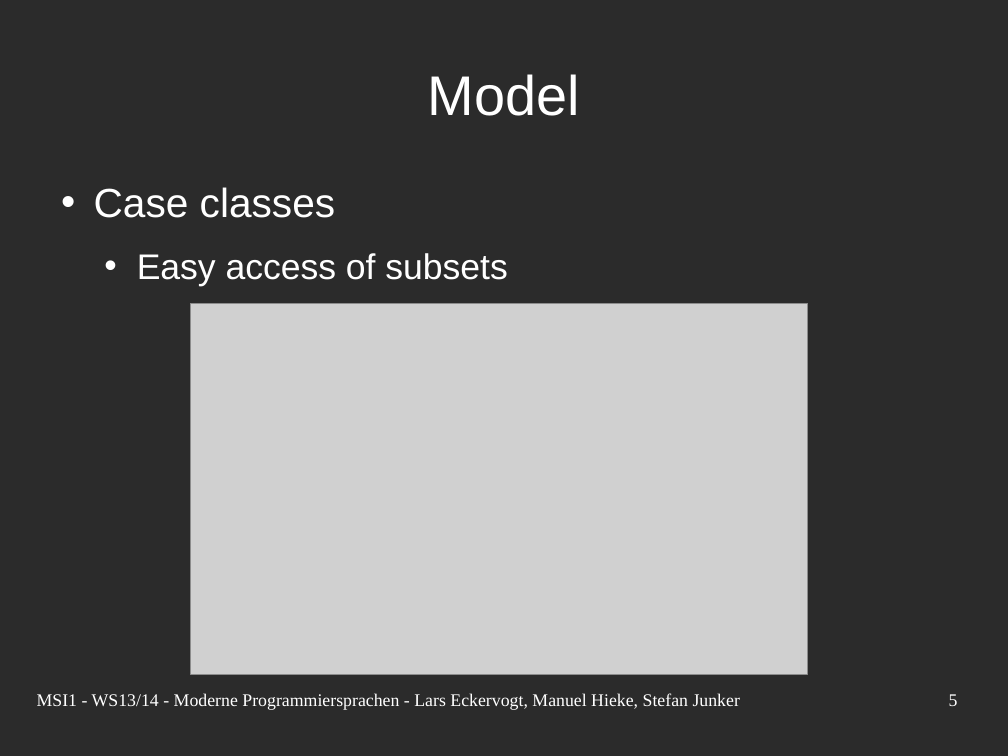
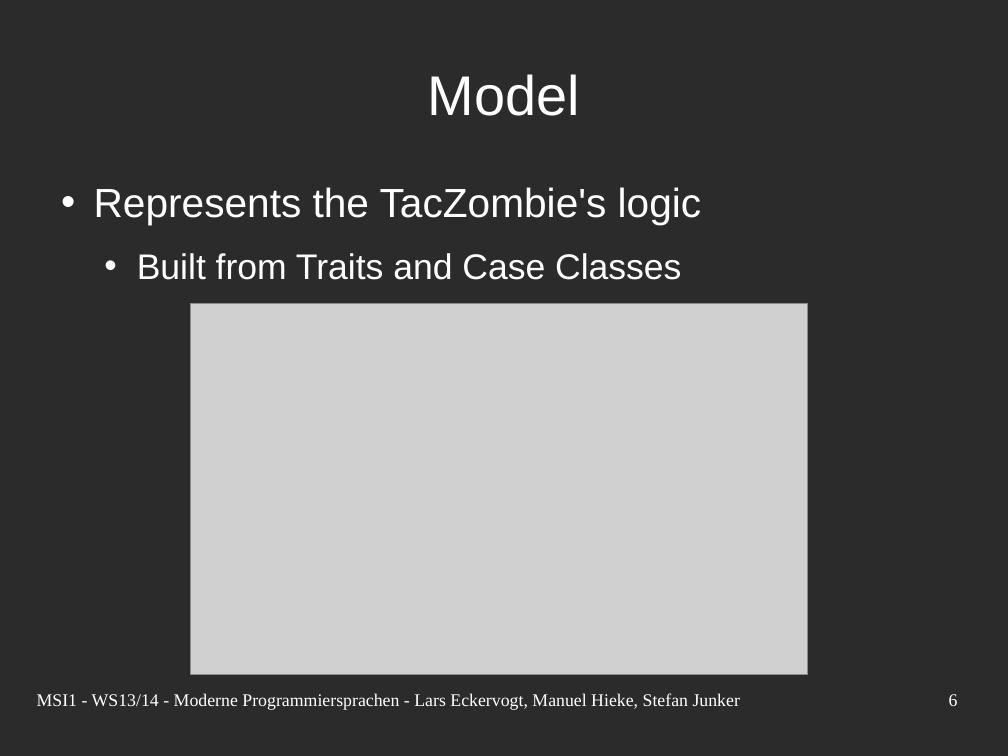
Before and after one commit to nerduel/TacZombie, a slide deck: slide 6 of doc/presentation/Presentation.odp (slide 5 before the commit). Drawn at 1008x756 pixels with LibreOffice and Linux fonts; fonts in the diff are those of the drawing; grey boxes stand for pictures; background and template pictures are left out; a plain dark background stands for a picture behind light text. Boxes give left, top, right and bottom in pixels: in the first picture for what was removed or moved away, otherwise in the second. Text is boxed around its words. In the diff, an @@ line names an element or a change of style, - is before the commit and + after.

```diff
--- a/doc/presentation/Presentation.odp
+++ b/doc/presentation/Presentation.odp
@@ text at box(94, 187, 702, 280): text changed; size 28 to 32 pt @@
-• Case classes
-  • Easy access of subsets
+• Represents the TacZombie's logic
+  • Built from Traits and Case Classes
@@ page number at box(949, 694, 958, 706): text changed @@
-5
+6
```
Also in this commit, not shown: 5 other slides changed, 1 other file.
